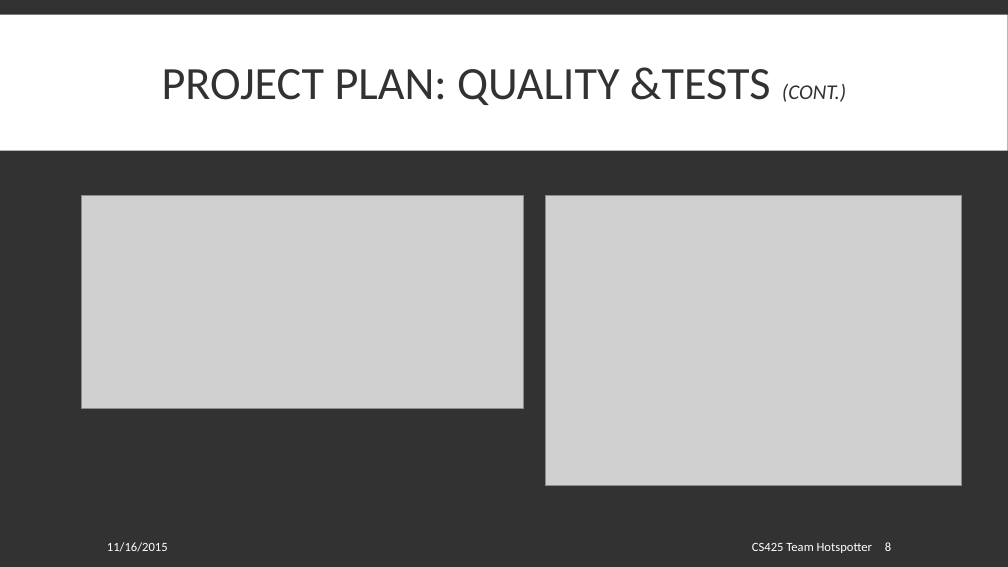
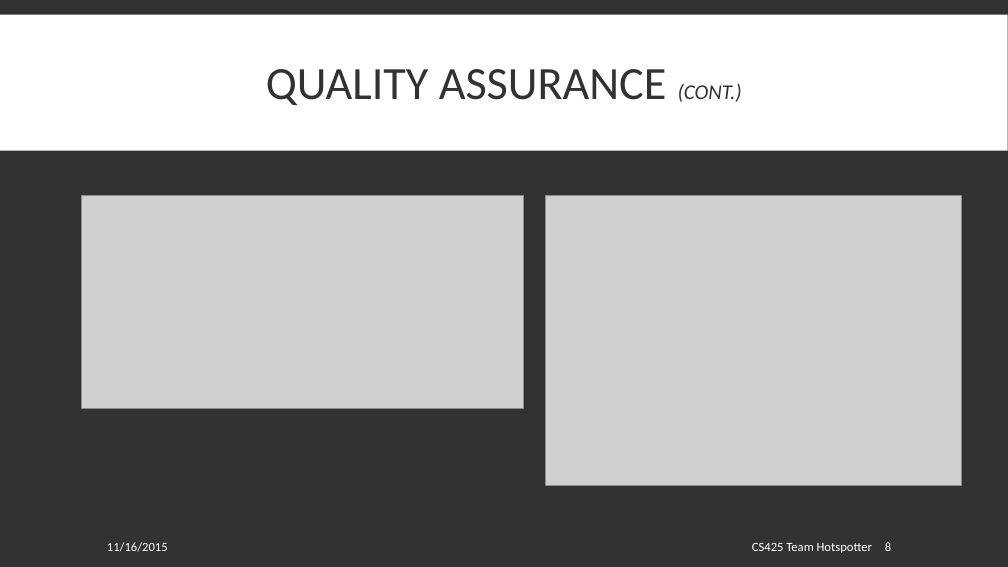
Before and after one commit to spesmit/hotspotter, a slide deck: slide 8 of Documentation/Presentations/CS425 Final Presentation.pptx. Drawn at 1008x567 pixels with LibreOffice and Linux fonts; fonts in the diff are those of the drawing; grey boxes stand for pictures. Boxes give left, top, right and bottom in pixels: in the first picture for what was removed or moved away, otherwise in the second. Text is boxed around its words. In the diff, an @@ line names an element or a change of style, - is before the commit and + after.

Commit message:
Resized images, edited Quality slide bullets

```diff
--- a/Documentation/Presentations/CS425 Final Presentation.pptx
+++ b/Documentation/Presentations/CS425 Final Presentation.pptx
@@ title at (x1=266, y1=69, x2=742, y2=105): text changed @@
-PROJECT PLAN: QUALITY &TESTS (CONT.)
+QUALITY ASSURANCE (CONT.)
```
Also in this commit, not shown: 6 other slides changed.
